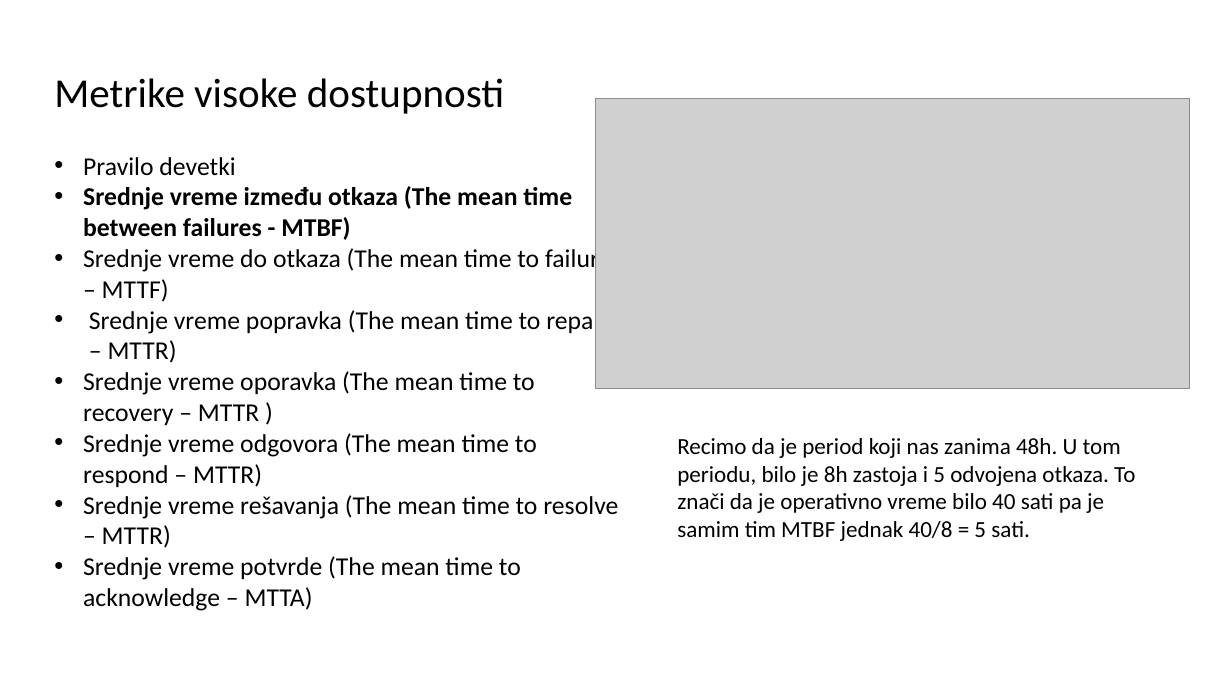
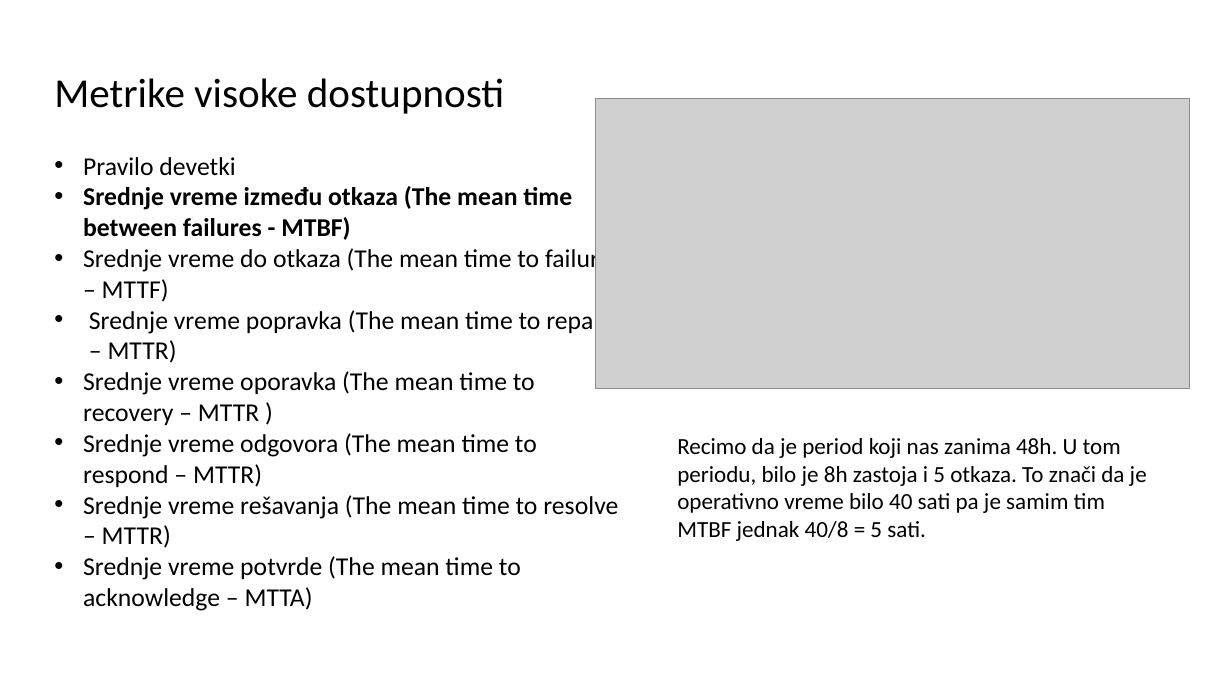
Before and after one commit to VulovicDanilo/DBMS3, a slide deck: slide 7 of Sistem za upravljanje bazama podataka - Microsoft SQL Server High Availability.pptx. Drawn at 1232x693 pixels with LibreOffice and Linux fonts; fonts in the diff are those of the drawing; grey boxes stand for pictures. Boxes give left, top, right and bottom in pixels: in the first picture for what was removed or moved away, otherwise in the second. Text is boxed around its words. In the diff, an @@ line names an element or a change of style, - is before the commit and + after.

```diff
--- a/Sistem za upravljanje bazama podataka - Microsoft SQL Server High Availability.pptx
+++ b/Sistem za upravljanje bazama podataka - Microsoft SQL Server High Availability.pptx
@@ text at (677,438,1147,541): text changed @@
-Recimo da je period koji nas zanima 48h. U tom periodu, bilo je 8h zastoja i 5 odvojena otkaza. To znači da je operativno vreme bilo 40 sati pa je samim tim MTBF jednak 40/8 = 5 sati.
+Recimo da je period koji nas zanima 48h. U tom periodu, bilo je 8h zastoja i 5 otkaza. To znači da je operativno vreme bilo 40 sati pa je samim tim MTBF jednak 40/8 = 5 sati.
```
Also in this commit, not shown: 3 slides added, 2 other files.
